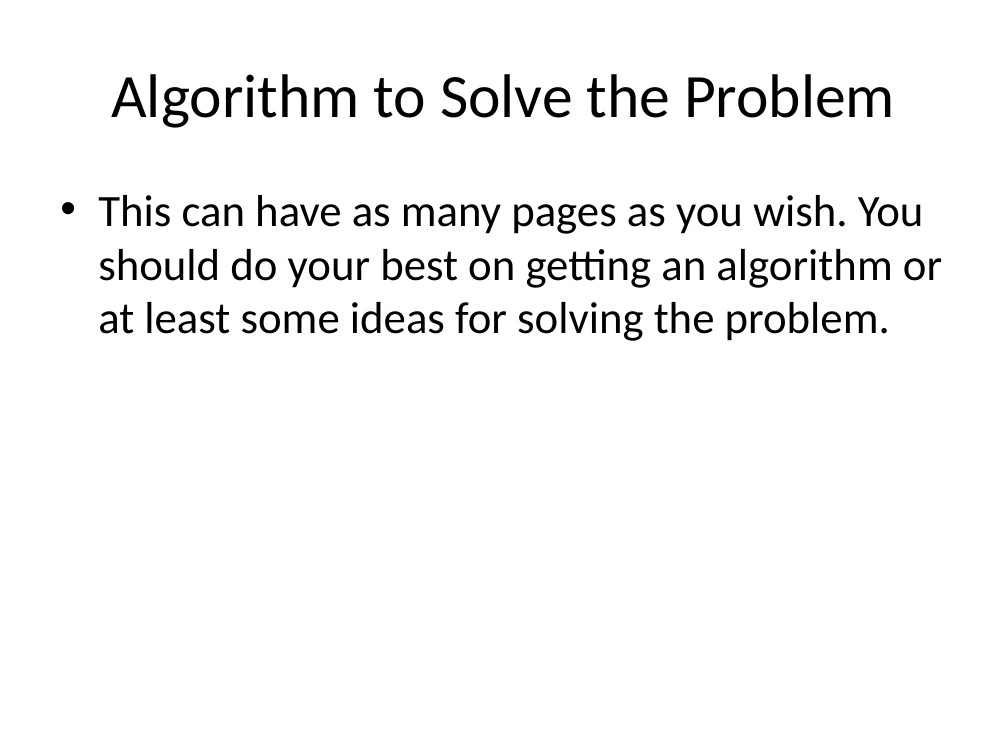
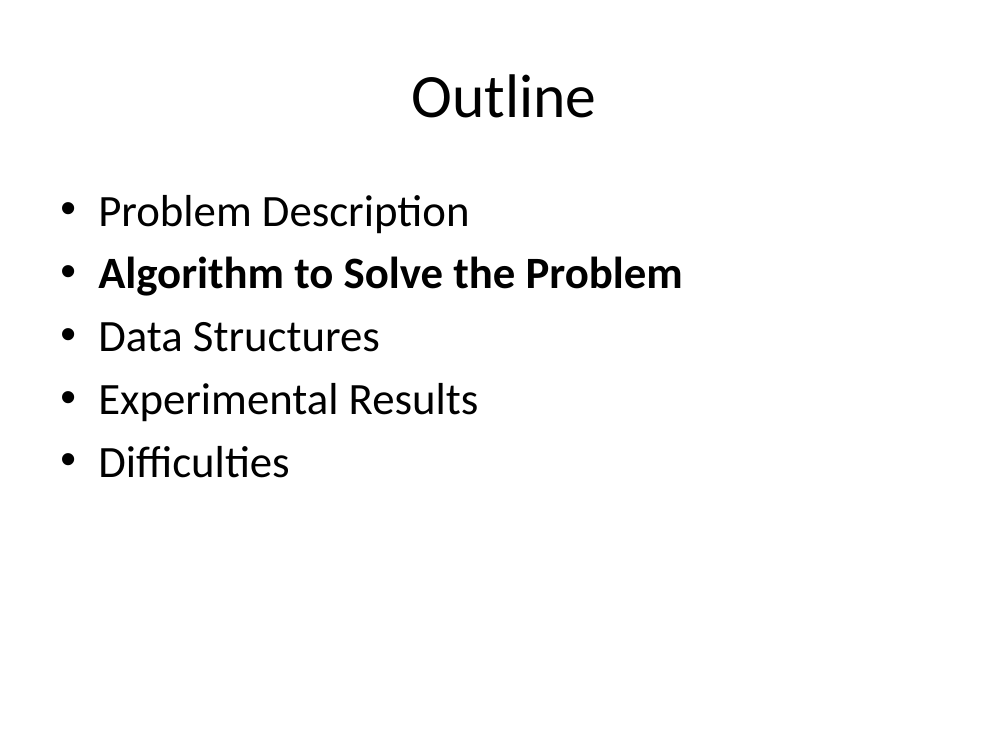
Before and after one commit to jinwei-chang/Verilog-Simulation-Optimization-via-Instruction-Reduction, a slide deck: slide 9 of lecture/1071524_Problem.pptx. Drawn at 1008x756 pixels with LibreOffice and Linux fonts; fonts in the diff are those of the drawing. Boxes give left, top, right and bottom in pixels: in the first picture for what was removed or moved away, otherwise in the second. Text is boxed around its words. In the diff, an @@ line names an element or a change of style, - is before the commit and + after.

```diff
--- a/lecture/1071524_Problem.pptx
+++ b/lecture/1071524_Problem.pptx
@@ title at bbox=[411, 74, 596, 118]: text changed @@
-Algorithm to Solve the Problem
+Outline
@@ text at bbox=[98, 195, 683, 478]: text changed @@
-• This can have as many pages as you wish. You should do your best on getting an algorithm or at least some ideas for solving the problem.
+• Problem Description
+• Algorithm to Solve the Problem
+• Data Structures
+• Experimental Results
+• Difficulties
```
Also in this commit, not shown: 6 other slides changed, 9 slides added, 2 slides removed, 17 other files.
